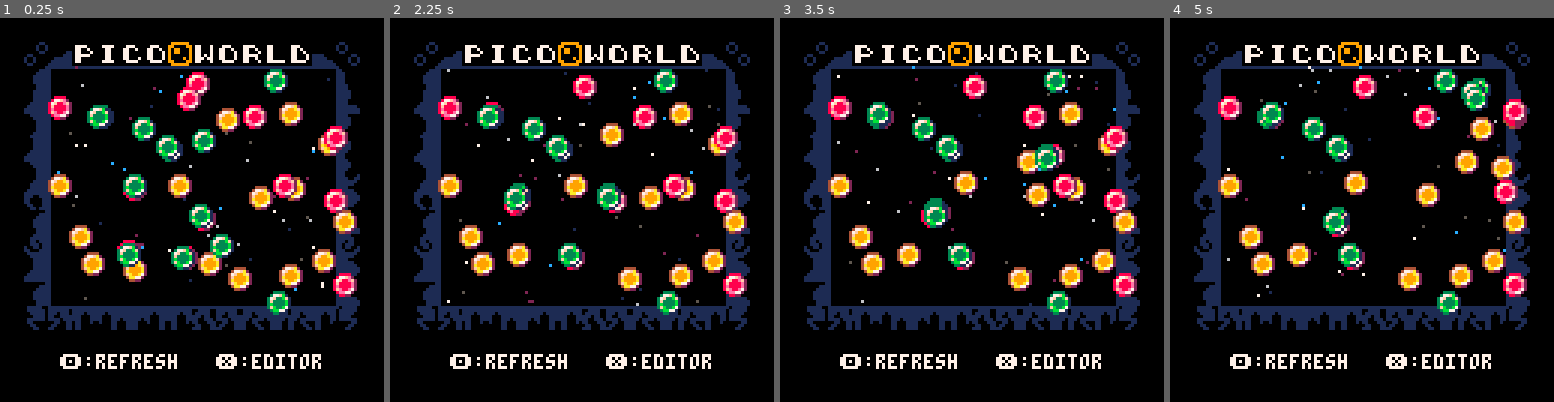
Above: before the commit, frames 1-4 (left to right).
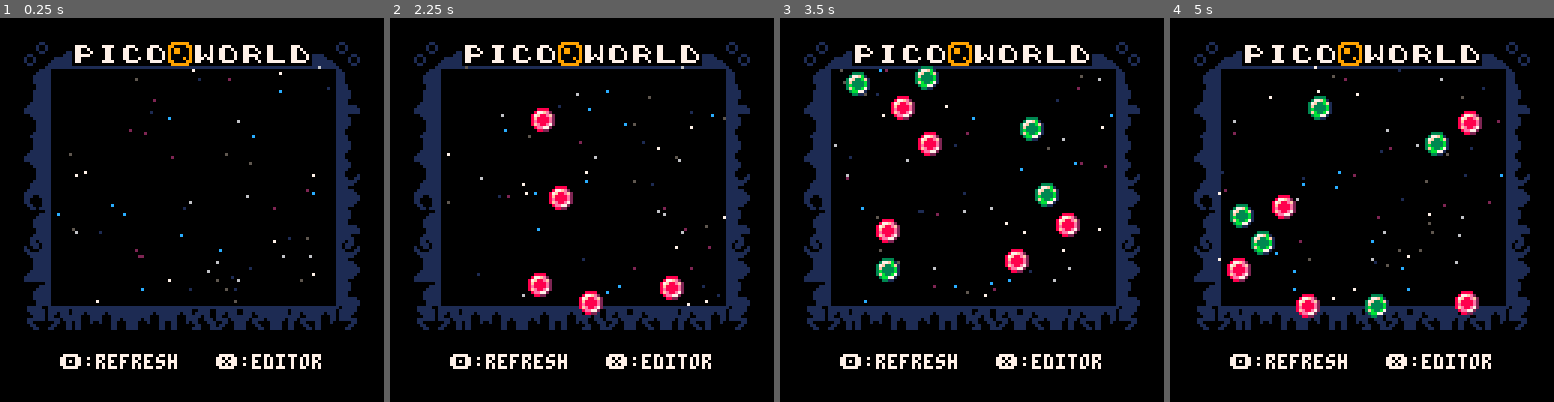
Above: after the commit, the same moments.

Repository: ljvmiranda921/pico8
Game: PICO-8 cartridge picoworld.p8
The game is run twice, just before and just after one commit, with the same random seed, the same clock (stepped at 60 frames per second) and the same inputs.
Inputs:
- Up to frame 1 (0.25 s): no input
- Up to frame 2 (2.25 s): tap O (Z key) at 0.33, 0.7, 1.43, 2.22 s; tap X (X key) at 1.07, 2.07 s; hold Left from 1.97 s (still down)
- Up to frame 3 (3.5 s): release Left at 2.37 s; tap X (X key) every 0.33 s from 2.4 to 3.4 s; hold Down 2.42-2.82 s; hold Right from 2.87 s (still down); tap O (Z key) at 3.1 s
- Up to frame 4 (5 s): release Right at 3.53 s; hold Up 3.58-4.08 s; tap X (X key) every 0.33 s from 3.73 to 4.73 s; tap O (Z key) at 3.98, 4.87 s; hold Right 4.13-4.53 s; hold Down from 4.58 s (still down)

The runs differ from the first frame. In frame 1, 11% of the frame differs, in the area x 12-93%, y 12-78%; in frame 2, 11%; in frame 3, 12%; in frame 4, 13%, in the area x 12-93%, y 12-79%.

Commit message:
Add check for inactive tiles

Diff:
--- a/picoworld.p8
+++ b/picoworld.p8
@@ -6,12 +6,11 @@
 
 debug=false
 function _init()
-	parts={
-		{n=15,c="yellow"},
-		{n=15,c="red"},
-		{n=15,c="green"}
-	}
-	rel_table:init()
+	if not rel_table.init_done then
+		rel_table:init()
+		rel_table.init_done=true
+	end
+	parts=parse_symbols()
 	if simulation_screen.active then
 			simulation_screen:init(parts)
 	end
@@ -22,15 +21,8 @@
 -->8
 -- update function
 function _update60()
-	rules={
-		{p1="g",p2="g",f=-0.30},
-		{p1="g",p2="r",f=-0.20},
-		{p1="g",p2="y",f=0.30},
-		{p1="r",p2="r",f=-0.10},
-		{p1="r",p2="g",f=-0.30},
-		{p1="y",p2="y",f=0.20},
-		{p1="y",p2="g",f=-0.20}
-	}
+	rules=parse_relations()
+	rel_table:check_inactive()
 	if simulation_screen.active then
 		simulation_screen:update(rules)
 		if btnp(❎) then
@@ -42,6 +34,7 @@
 		if btnp(❎) then
 			simulation_screen.active = true
 			editor_screen.active = false
+			_init()
 		elseif btnp(🅾️) then
 			editor_screen:toggle(pointer)
 		end
@@ -63,7 +56,7 @@
 
 
 -->8
--- particle and rule logic
+-- alife logic
 
 -- defines the simulation board
 -- useful for drawing and
@@ -213,7 +206,7 @@
 	end
 end
 -->8
--- utilities
+-- data tables
 starfield={
 	stars={},
 	star_cols={1,2,5,7,6,12},
@@ -367,6 +360,7 @@
 
 rel_table={
 	default_spr=48,
+	init_done=false,
 	size=4,
 	origin={x=22,y=4},
 	strengths={
@@ -409,10 +403,21 @@
 				mset(x,y,n)
 			end
 		end
-
-
-	end
-
+	end,
+
+	check_inactive=function(self)
+		for i=1,4 do
+			local mem=sym_table.members[i]
+			if not mem.active then
+				for row=1,self.size do
+						self.members[row][i]=0
+					for col=1,self.size do
+						self.members[i][col]=0
+					end
+				end
+			end
+		end
+	end
 }
 
 
@@ -435,7 +440,9 @@
 	end,
 
 	init=function(self, parts)
+		starfield.stars={}
 		starfield:create()
+		board.members={}
 		for p in all(parts) do
 			if (p.c=="red") then
 				self.l["r"]=create(p.n,p.c)
@@ -492,11 +499,36 @@
 -- parsers
 function parse_symbols()
 	local parts={}
+	local colors={
+		"red","green",
+		"blue","yellow"
+	}
+	for i=1,#sym_table.members do
+		local mem=sym_table.members[i]
+		local idx=mem.spr_idx%4+1
+		local n=sym_table.pop[idx]
+		local p={n=n,c=colors[i]}
+		add(parts,p)
+	end
+	return parts
 end
 
 
 function parse_relations()
 	local relations={}
+	local colors={"r","g","b","y"}
+	for row=1,rel_table.size do
+		for col=1,rel_table.size do
+			local p1=colors[row]
+			local p2=colors[col]
+			local mem=rel_table.members[row][col]
+			local idx=mem%7+1
+			local f=rel_table.strengths[idx]
+			local r={p1=p1,p2=p2,f=f}
+			add(relations,r)
+		end
+	end
+	return relations
 end
 __gfx__
 0000000000888800003333000055550000444400000fd00000000000dd00000000000000000000ddccccc777000fd000000fd000000f20000000000000000000
@@ -525,10 +557,10 @@
 00000000000000000000000000000000000000000000000000000000dd00000000000000000000dd000000000001d0000001d0000001d0000000000000000000
 5555555566666666666666666666666666666666666666666666666666666666000000000000000000000000000fd000000fd000000f40000000000000000000
 555555506666666066666660666666606666666066666660666666606666666000000000000000000000000000f65d0000f65d0000fa94000000000000000000
-5500005066000060660000606600006066eeee60660000606600006066bbbb600000000000000000000000000ff655d00ff655d00ffa99400000000000000000
-55000050660000606600006066eeee60668888606600006066bbbb60663333600000000000000000000000006666555d6666555daaaa99940000000000000000
-550000506600006066eeee60668888606688886066bbbb606633336066333360000000000000000000000000d555ddd5aaaa9999499944490000000000000000
-55000050660000606688886066888860668888606633336066333360663333600000000000000000000000000d55dd5004994490049944900000000000000000
+5500005066000060660000606600006066bbbb60660000606600006066eeee600000000000000000000000000ff655d00ff655d00ffa99400000000000000000
+55000050660000606600006066bbbb60663333606600006066eeee60668888600000000000000000000000006666555d6666555daaaa99940000000000000000
+550000506600006066bbbb60663333606633336066eeee606688886066888860000000000000000000000000d555ddd5aaaa9999499944490000000000000000
+55000050660000606633336066333360663333606688886066888860668888600000000000000000000000000d55dd5004994490049944900000000000000000
 555555506666666066666660666666606666666066666660666666606666666000000000000000000000000000aa990000494900004949000000000000000000
 50000005600000066000000660000006600000066000000660000006600000060000000000000000000000000004900000049000000490000000000000000000
 000000000dd00ddddd00ddd000000000000000000000000009999990000000000000000000111111110011001100000000000000000000000000000000000000
@@ -619,7 +651,7 @@
 00000000077007700007700000777000070007700777770007000070077000700077000007700070070000700000000000000000000000000000000000000000
 00000000007777000007700007777770007777000000770000777700007777000770000000777700007777000000000000000000000000000000000000000000
 __gff__
-0000000000010000000000010101000000010101010000000000000101010000000101010100000000000001010100000000000000000000000000010101000000000000000000000000000000000000000000000000000000000000000000000000000000000000000000000000000000000000000000000000000000000000
+0000000000010000000000010101000000010101010000000000000101010000000100000000000000000001010100000000000000000000000000010101000000000000000000000000000000000000000000000000000000000000000000000000000000000000000000000000000000000000000000000000000000000000
 0000000000000000000000000000000000000000000000000000000000000000000000000000000000000000000000000000000000000000000000000000000000000000000000000000000000000000000000000000000000000000000000000000000000000000000000000000000000000000000000000000000000000000
 __map__
 0000000000000000000000000000000000000000000000000000000000000000000000000000000000000000000000000000000000000000000000000000000000000000000000000000000000000000000000000000000000000000000000000000000000000000000000000000000000000000000000000000000000000000
